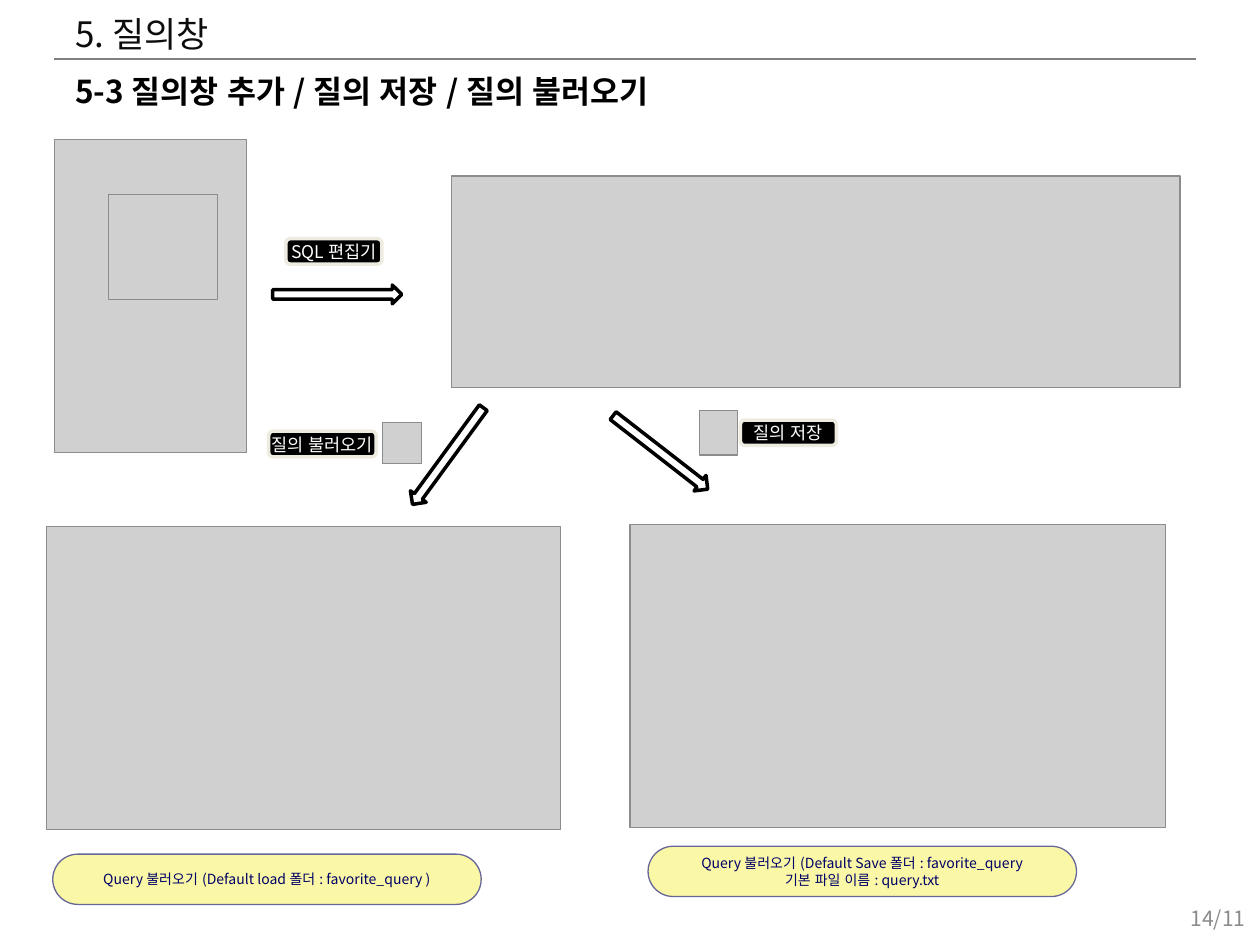
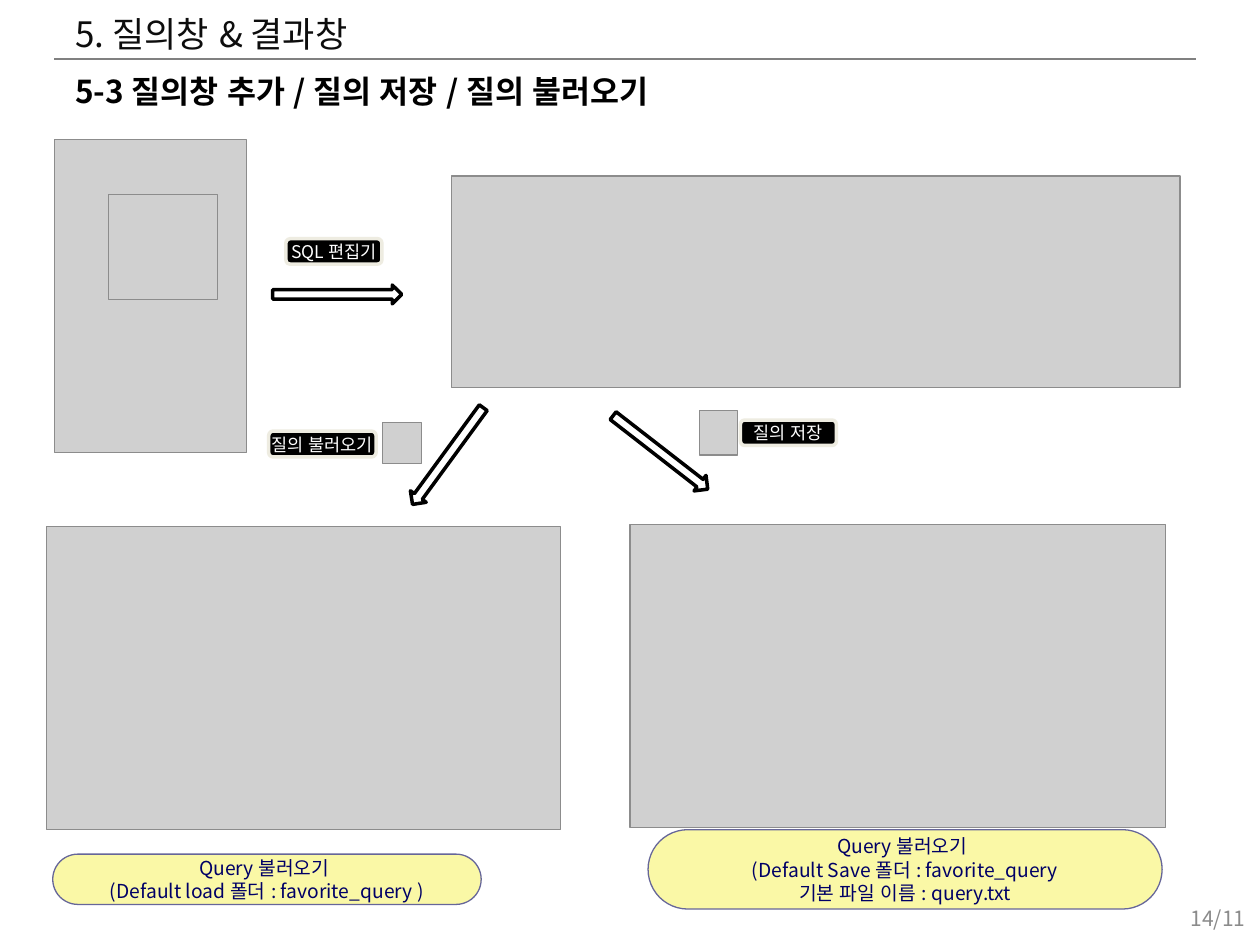
Before and after one commit to hwany7seo/gdbms_document, a slide deck: slide 14 of mockup/시각화도구_UI_UX_기획서.pptx. Drawn at 1260x945 pixels with LibreOffice and Linux fonts; fonts in the diff are those of the drawing; grey boxes stand for pictures. Boxes give left, top, right and bottom in pixels: in the first picture for what was removed or moved away, otherwise in the second. Text is boxed around its words. In the diff, an @@ line names an element or a change of style, - is before the commit and + after.

```diff
--- a/mockup/시각화도구_UI_UX_기획서.pptx
+++ b/mockup/시각화도구_UI_UX_기획서.pptx
@@ title at (75,18,348,50): text changed @@
-5. 질의창
+5. 질의창 & 결과창
@@ rounded rectangle "Query 불러오기": place and size @@
-rounded rectangle "Query 불러오기" at (648,847,1076,897)
+rounded rectangle "Query 불러오기" at (648,829,1162,908)
@@ text in rounded rectangle at (752,837,1058,882): text changed; size 8 to 11 pt @@
-Query 불러오기 (Default Save 폴더 : favorite_query
+Query 불러오기
+(Default Save 폴더 : favorite_query
@@ text in rounded rectangle at (110,859,413,903): text changed; size 8 to 11 pt @@
-Query 불러오기 (Default load 폴더 : favorite_query )
+Query 불러오기
+(Default load 폴더 : favorite_query )
@@ text in rounded rectangle at (799,884,1011,905): size 8 to 11 pt in "기본 파일 이름 : query.txt" @@
```
Also in this commit, not shown: 10 other slides changed, 3 slides added, 2 slides removed, 8 other files.
